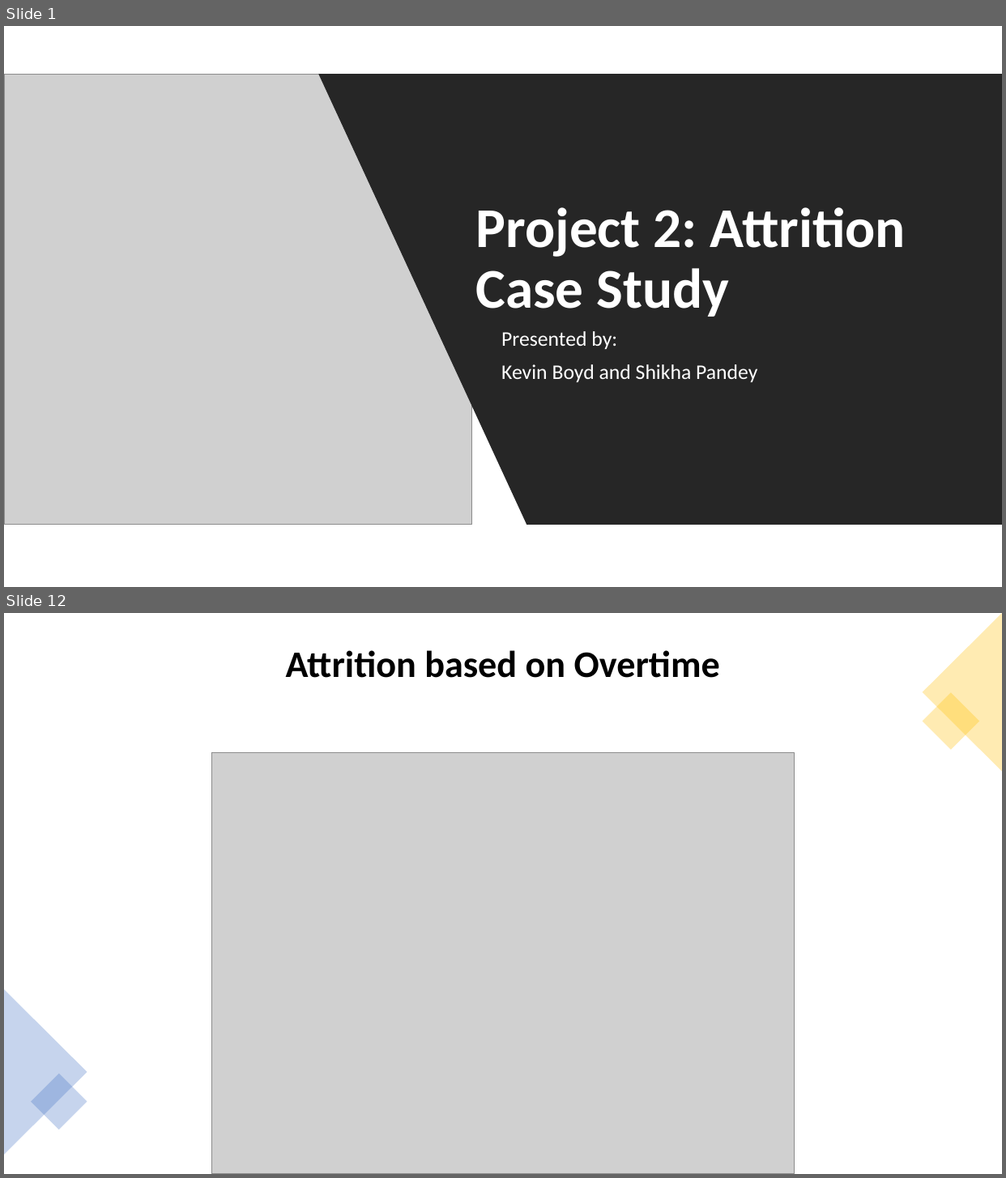
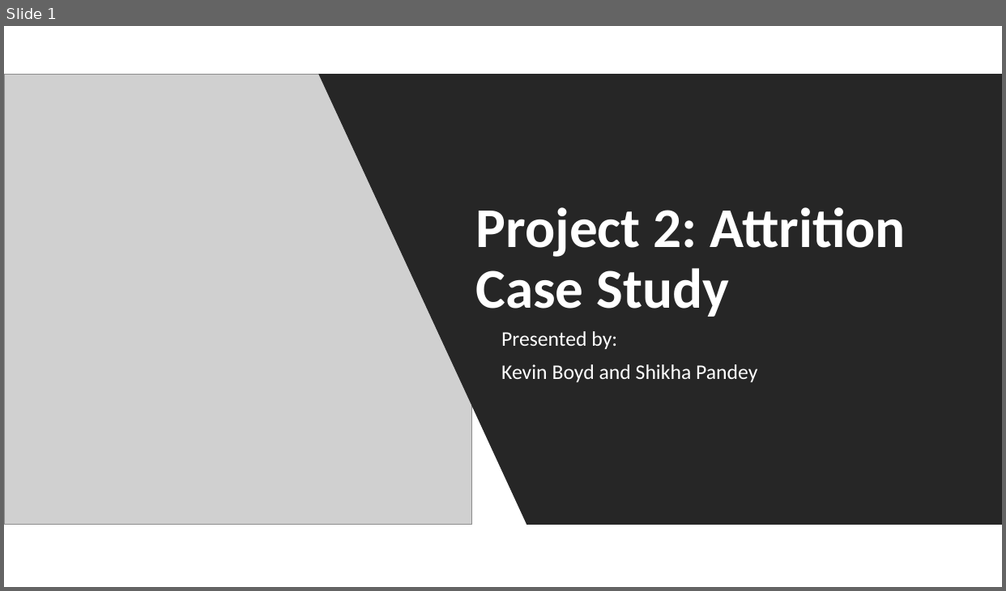
Before and after one commit to GraduateSchoolWork/CaseStudy2_DDS, a slide deck: DDS_Project_2_Presentation.pptx. Shown one above the other, each under a label of ours: slides 1 and 12 before the commit, slide 1 after it; the slides between them are not shown. The pictures are 1006x1178 and 1006x591 pixels, drawn with LibreOffice and Linux fonts; fonts in the diff are those of the drawing; grey boxes stand for pictures. Boxes give left, top, right and bottom in pixels: in the first picture for what was removed or moved away, otherwise in the second. Text is boxed around its words. In the diff, an @@ line names an element or a change of style, - is before the commit and + after.

```diff
--- a/DDS_Project_2_Presentation.pptx
+++ b/DDS_Project_2_Presentation.pptx
@@ slide 12 removed at (4, 613, 1002, 1174), background #FFFFFF @@
@@ triangle removed at (923, 613, 1002, 772) @@
@@ title removed at (286, 650, 720, 678) @@
-Attrition based on Overtime
@@ rectangle removed at (923, 693, 979, 750) @@
@@ picture removed at (211, 753, 795, 1174) @@
@@ triangle removed at (4, 990, 87, 1155) @@
@@ rectangle removed at (31, 1073, 87, 1130) @@
```
Also in this commit, not shown: 17 slides changed, 1 other slide removed.
